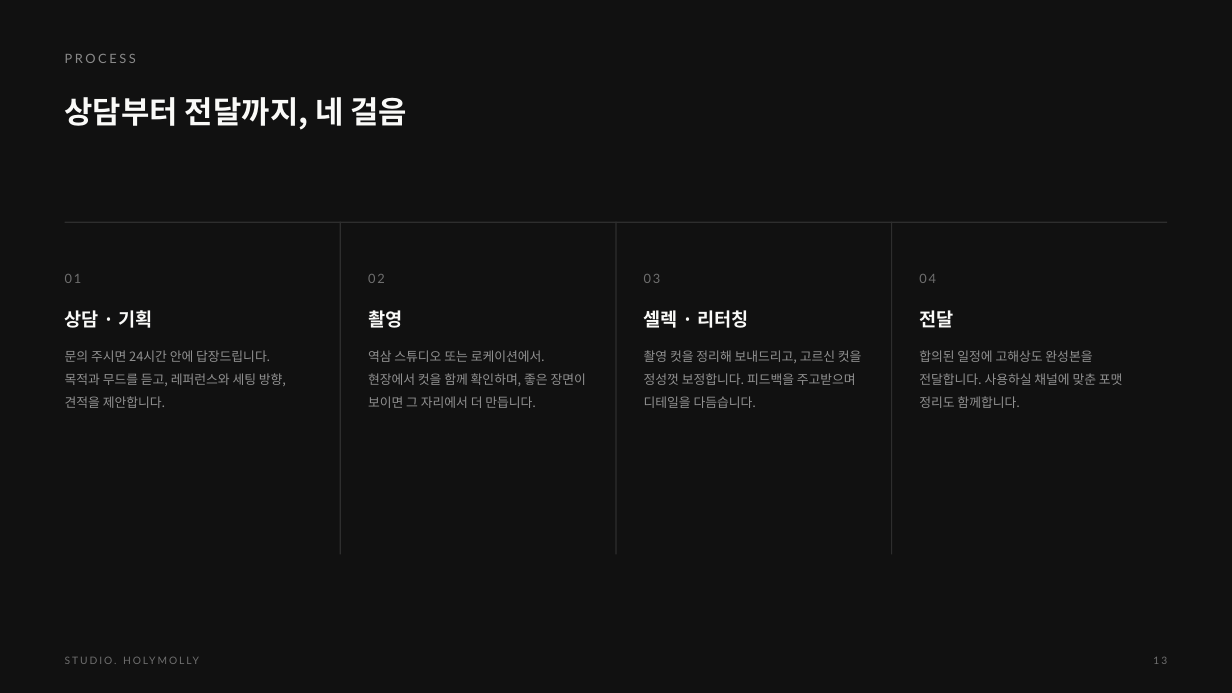
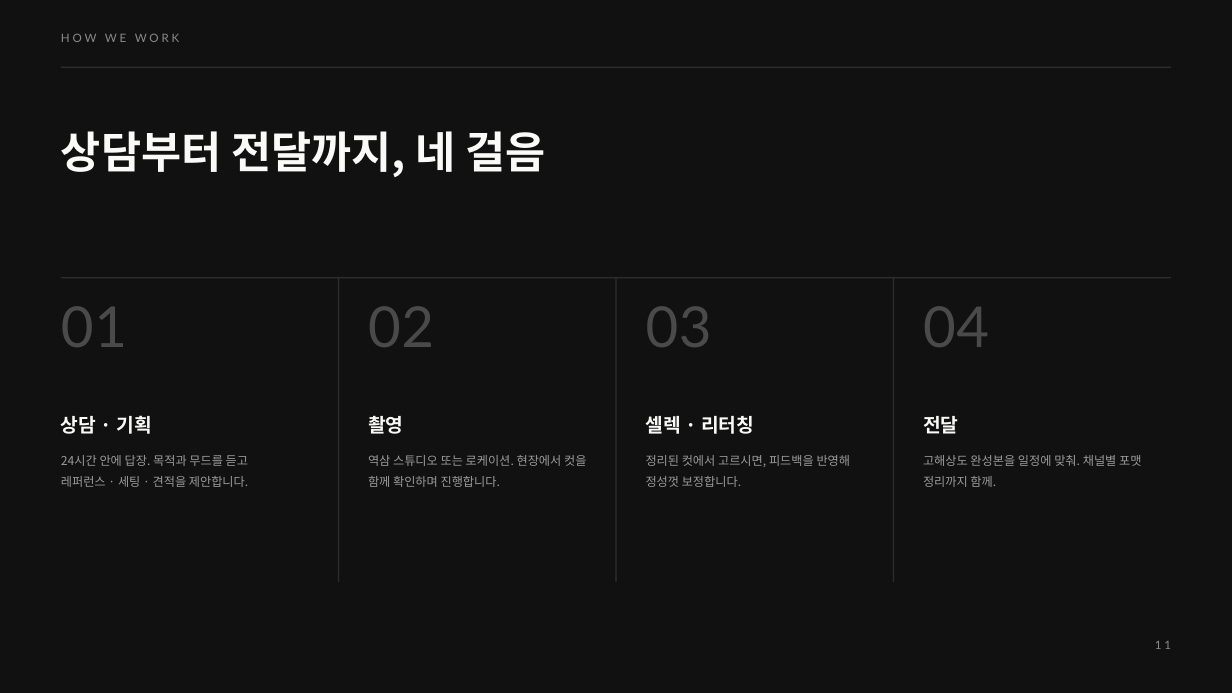
Before and after one commit to studioholymolly/-, a slide deck: slide 11 of docs/company-profile/STUDIO-HOLYMOLLY_Profile_2026.pptx (slide 13 before the commit). Drawn at 1232x693 pixels with LibreOffice and Linux fonts; fonts in the diff are those of the drawing. Boxes give left, top, right and bottom in pixels: in the first picture for what was removed or moved away, otherwise in the second. Text is boxed around its words. In the diff, an @@ line names an element or a change of style, - is before the commit and + after.

```diff
--- a/docs/company-profile/STUDIO-HOLYMOLLY_Profile_2026.pptx
+++ b/docs/company-profile/STUDIO-HOLYMOLLY_Profile_2026.pptx
@@ text at (61, 33, 180, 42): text changed; size 10 to 9 pt @@
-PROCESS
+HOW WE WORK
@@ rectangle added at (61, 67, 1171, 67), fill #2E2E2E @@
@@ text "상담부터 전달까지, 네 걸음": place and size @@
-text "상담부터 전달까지, 네 걸음" at (65, 97, 408, 130)
+text "상담부터 전달까지, 네 걸음" at (61, 131, 546, 177)
@@ text "상담부터 전달까지, 네 걸음" at (61, 131, 546, 177): size 24 to 34 pt @@
@@ rectangle: place and size @@
-rectangle at (65, 222, 1167, 223)
+rectangle at (61, 277, 1171, 278)
@@ text at (65, 274, 82, 283): paragraph removed @@
-01
@@ rectangle: place and size @@
-rectangle at (340, 222, 341, 555)
+rectangle at (338, 277, 339, 582)
@@ text at (368, 274, 385, 283): paragraph removed @@
-02
@@ rectangle: place and size @@
-rectangle at (891, 222, 892, 555)
+rectangle at (616, 277, 616, 582)
@@ text at (644, 274, 661, 283): paragraph removed @@
-03
@@ rectangle: place and size @@
-rectangle at (616, 222, 616, 555)
+rectangle at (893, 277, 894, 582)
@@ text at (919, 274, 936, 283): paragraph removed @@
-04
@@ text added at (61, 306, 127, 347), 44 pt, text #4A4A4A @@
+01
@@ text added at (368, 306, 434, 347), 44 pt, text #4A4A4A @@
+02
@@ text added at (646, 306, 712, 347), 44 pt, text #4A4A4A @@
+03
@@ text added at (923, 306, 989, 347), 44 pt, text #4A4A4A @@
+04
@@ text at (61, 415, 151, 434): size 14.5 to 15 pt in "상담 · 기획"; less space between paragraphs @@
@@ text "상담 · 기획": place and size @@
-text "상담 · 기획" at (65, 274, 286, 408)
+text "상담 · 기획" at (61, 415, 248, 487)
@@ text at (368, 416, 403, 434): size 14.5 to 15 pt in "촬영"; less space between paragraphs @@
@@ text "촬영": place and size @@
-text "촬영" at (368, 274, 586, 408)
+text "촬영" at (368, 416, 586, 487)
@@ text at (646, 416, 754, 434): size 14.5 to 15 pt in "셀렉 · 리터칭"; less space between paragraphs @@
@@ text "셀렉 · 리터칭": place and size @@
-text "셀렉 · 리터칭" at (644, 274, 862, 408)
+text "셀렉 · 리터칭" at (646, 416, 851, 487)
@@ text at (923, 416, 958, 434): size 14.5 to 15 pt in "전달"; less space between paragraphs @@
@@ text "전달": place and size @@
-text "전달" at (919, 274, 1123, 408)
+text "전달" at (923, 416, 1141, 487)
@@ text at (61, 455, 248, 487): text changed; size 10 to 9.5 pt; text colour #909090 to #9A9A9A @@
-문의 주시면 24시간 안에 답장드립니다. 목적과 무드를 듣고, 레퍼런스와 세팅 방향, 견적을 제안합니다.
+24시간 안에 답장. 목적과 무드를 듣고 레퍼런스 · 세팅 · 견적을 제안합니다.
@@ text at (368, 455, 586, 487): text changed; size 10 to 9.5 pt; text colour #909090 to #9A9A9A @@
-역삼 스튜디오 또는 로케이션에서. 현장에서 컷을 함께 확인하며, 좋은 장면이 보이면 그 자리에서 더 만듭니다.
+역삼 스튜디오 또는 로케이션. 현장에서 컷을 함께 확인하며 진행합니다.
@@ text at (646, 455, 851, 487): text changed; size 10 to 9.5 pt; text colour #909090 to #9A9A9A @@
-촬영 컷을 정리해 보내드리고, 고르신 컷을 정성껏 보정합니다. 피드백을 주고받으며 디테일을 다듬습니다.
+정리된 컷에서 고르시면, 피드백을 반영해 정성껏 보정합니다.
@@ text at (923, 455, 1141, 487): text changed; size 10 to 9.5 pt; text colour #909090 to #9A9A9A @@
-합의된 일정에 고해상도 완성본을 전달합니다. 사용하실 채널에 맞춘 포맷 정리도 함께합니다.
+고해상도 완성본을 일정에 맞춰. 채널별 포맷 정리까지 함께.
@@ text removed at (65, 654, 434, 682) @@
-STUDIO. HOLYMOLLY
@@ text removed at (1153, 657, 1167, 664) @@
-13
@@ text added at (1155, 641, 1171, 649), 9 pt, text #8A8A8A @@
+11
```
Also in this commit, not shown: 11 other slides changed, 2 slides added, 3 slides removed, 1 other file.
